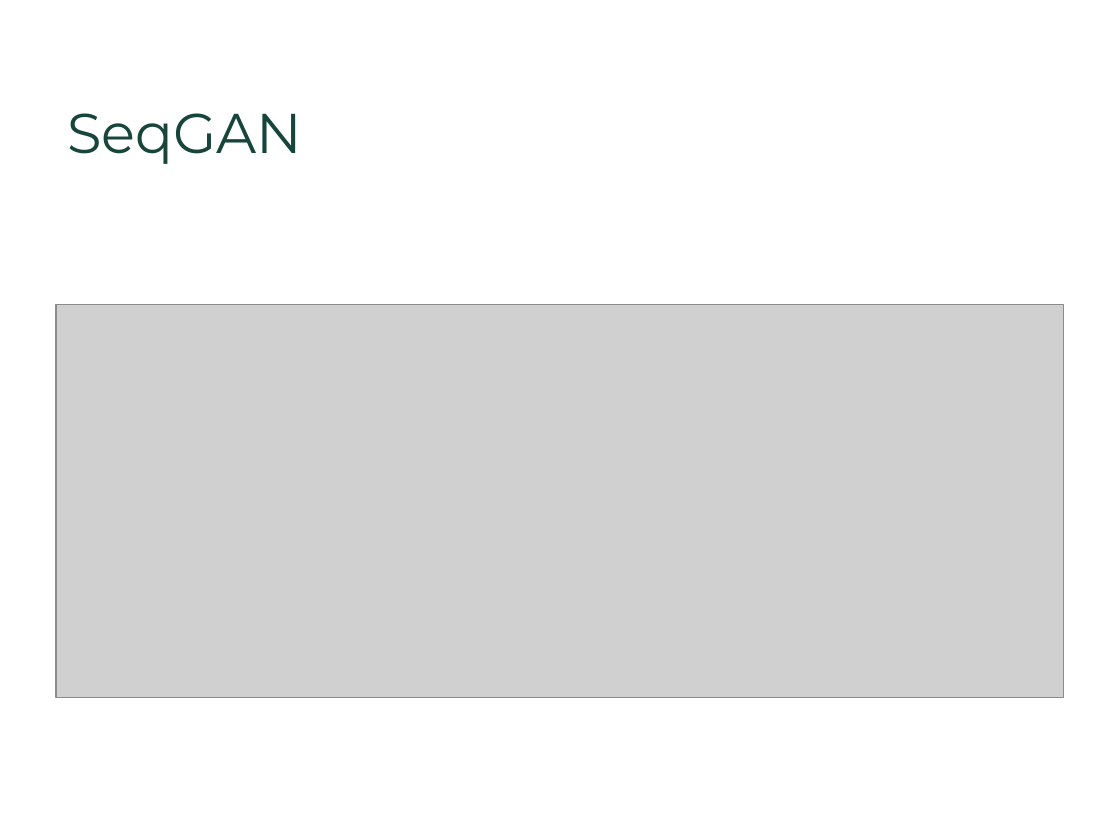
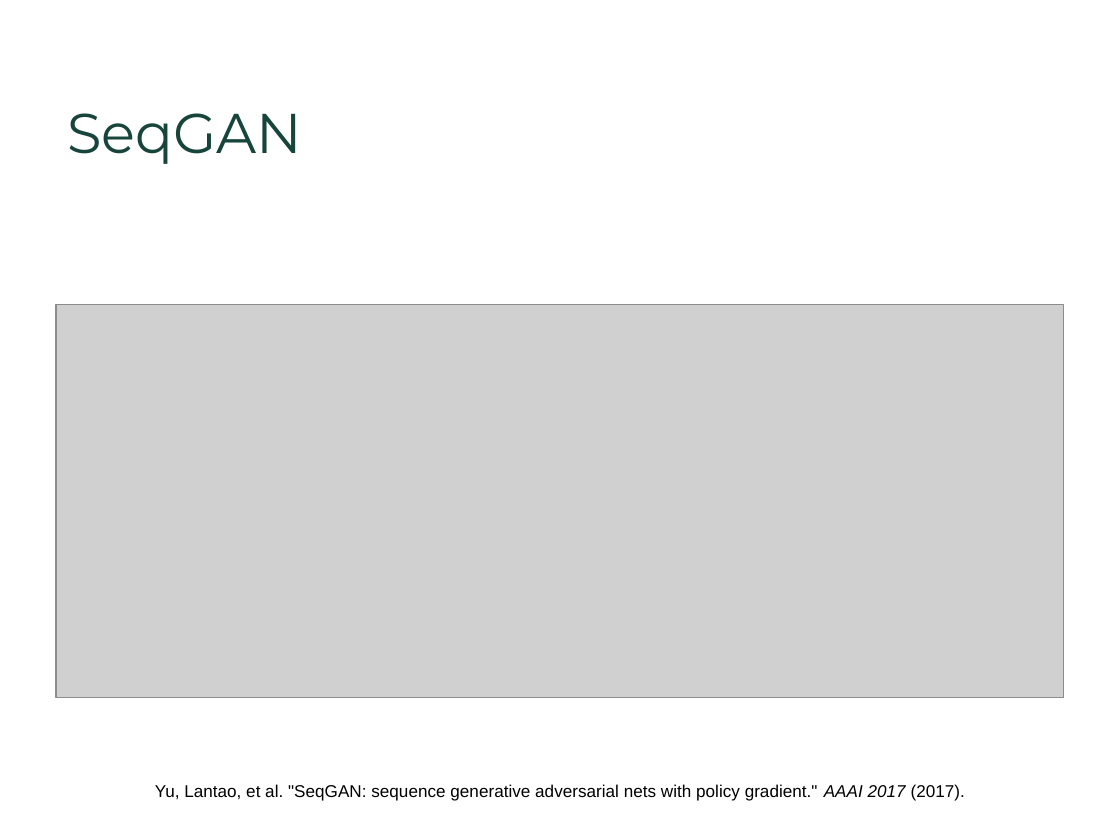
Before and after one commit to Strideradu/17spr_wang_zhu_du, a slide deck: slide 4 of GAN.pptx. Drawn at 1120x840 pixels with LibreOffice and Linux fonts; fonts in the diff are those of the drawing; grey boxes stand for pictures; background and template pictures are left out. Boxes give left, top, right and bottom in pixels: in the first picture for what was removed or moved away, otherwise in the second. Text is boxed around its words. In the diff, an @@ line names an element or a change of style, - is before the commit and + after.

Commit message:
update ppt

```diff
--- a/GAN.pptx
+++ b/GAN.pptx
@@ text added at (x1=155, y1=784, x2=965, y2=801), 11 pt, text #000000 @@
+Yu, Lantao, et al. "SeqGAN: sequence generative adversarial nets with policy gradient." AAAI 2017 (2017).
```
